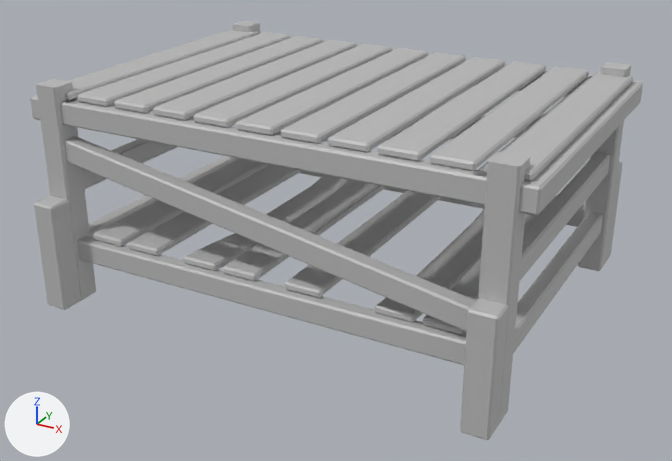
The FBX model Assets/Art/Models/Scaffolding_Small.fbx as it was, and as the next commit left it.
Before and after are seen from a 50 mm camera at (1.89, -3.52, 2.01) aimed at (0.01, -0.1, 0.29). Lighting does not change. The marker at lower left points along +X, +Y and +Z. Where no turn or scale is listed for an object, it has been applied to the vertices.

The older version as bpy lines, for what is in view:
```python
me_mesh = bpy.data.meshes.new('Mesh')
me_mesh.from_pydata(...)  # 1024 vertices, 1092 faces; spans x -1.12..1.12, y -0.88..0.88, z 0.0..1.0
me_mesh.materials.append(mat_lambert1)  # grey #bcbcbc
ob_pcube233 = bpy.data.objects.new('pCube233', me_mesh)
ob_pcube233.location = (0.0, 0.0, 0.0)
```
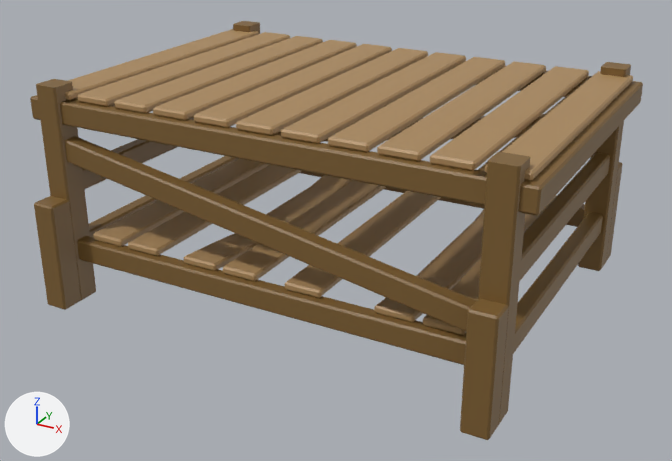
The change in detail:
Material 'Fence_wood2' (mat_fence_wood2) is new.
Its base color is (0.416, 0.254, 0.106) (brown #ad8a5c).
Material 'Fence_wood' (mat_fence_wood) is new.
Its base color is (0.212, 0.118, 0.0313) (brown #7f6031).
me_mesh has 1024 vertices, 1092 faces and spans x -1.12..1.12, y -0.88..0.88, z 0.0..1.0.
me_mesh is used by ob_pcube233; location (0.0, 0.0, 0.0).
me_mesh part 1: 272 of the faces centred in x -1.12..1.12, y 0.0..0.88, z 0.0..1.0 switch from mat_lambert1 (grey #bcbcbc) to mat_fence_wood (brown #7f6031).
me_mesh part 2: 124 of the faces centred in x 0.0..1.12, y -0.88..-0.67, z 0.0..1.0 switch from mat_lambert1 (grey #bcbcbc) to mat_fence_wood (brown #7f6031).
me_mesh part 3: 100 of the faces centred in x -1.12..-0.88, y -0.88..-0.67, z 0.0..1.0 switch from mat_lambert1 (grey #bcbcbc) to mat_fence_wood (brown #7f6031).
me_mesh part 4: 183 of the faces centred in x -0.88..0.88, y 0.0..0.72, z 0.26..0.33 switch from mat_lambert1 (grey #bcbcbc) to mat_fence_wood2 (brown #ad8a5c).
me_mesh part 5: 127 of the faces centred in x -0.88..0.88, y -0.72..-0.32, z 0.26..0.33 switch from mat_lambert1 (grey #bcbcbc) to mat_fence_wood2 (brown #ad8a5c).
me_mesh part 6: 99 of the faces centred in x -1.08..1.08, y -0.72, z 0.94..0.96 switch from mat_lambert1 (grey #bcbcbc) to mat_fence_wood2 (brown #ad8a5c).
me_mesh part 7: 88 of the faces centred in x -1.08..1.08, y 0.0, z 0.93..0.97 switch from mat_lambert1 (grey #bcbcbc) to mat_fence_wood2 (brown #ad8a5c).

Location of each change, [x1, y1, x2, y2] in pixels of the pictures (672 x 461 px):
part 1 of me_mesh, recoloured (grey to brown): [32, 21, 643, 354] in both
part 2 of me_mesh, recoloured (grey to brown): [60, 100, 541, 440] in both
part 3 of me_mesh, recoloured (grey to brown): [30, 79, 96, 310] in both
part 4 of me_mesh, recoloured (grey to brown): [95, 159, 556, 333] in both
part 5 of me_mesh, recoloured (grey to brown): [93, 233, 465, 335] in both
part 6 of me_mesh, recoloured (grey to brown): [65, 92, 533, 181] in both
part 7 of me_mesh, recoloured (grey to brown): [68, 29, 633, 179] in both
